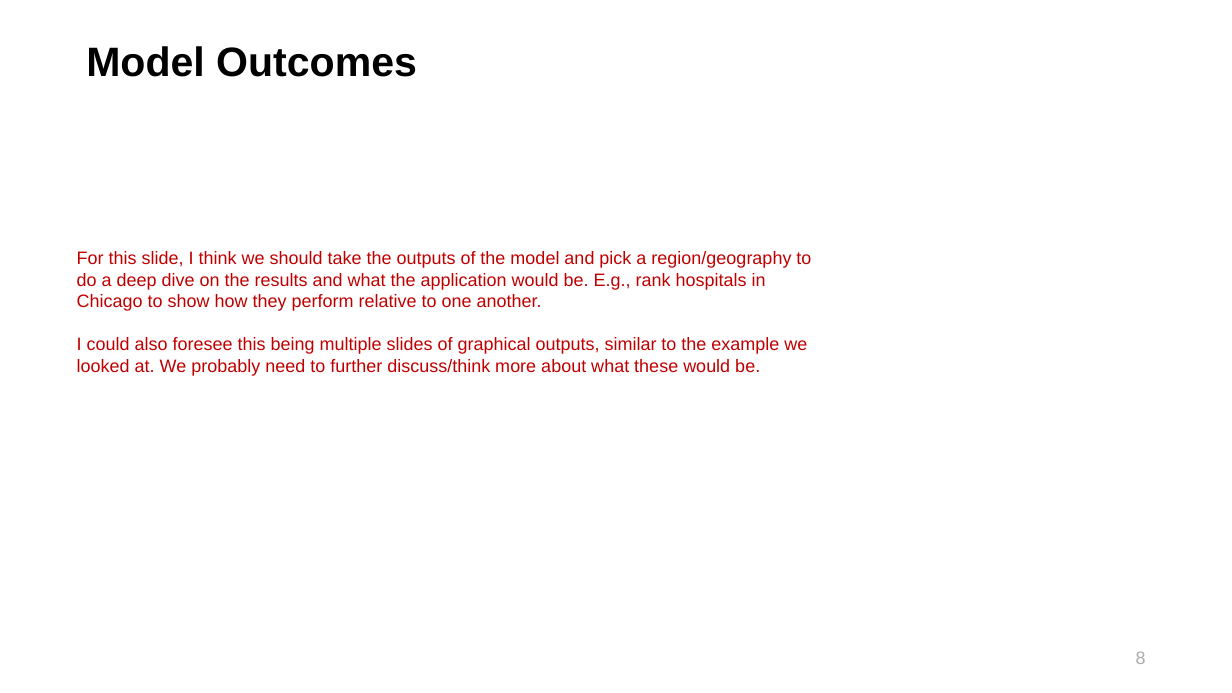
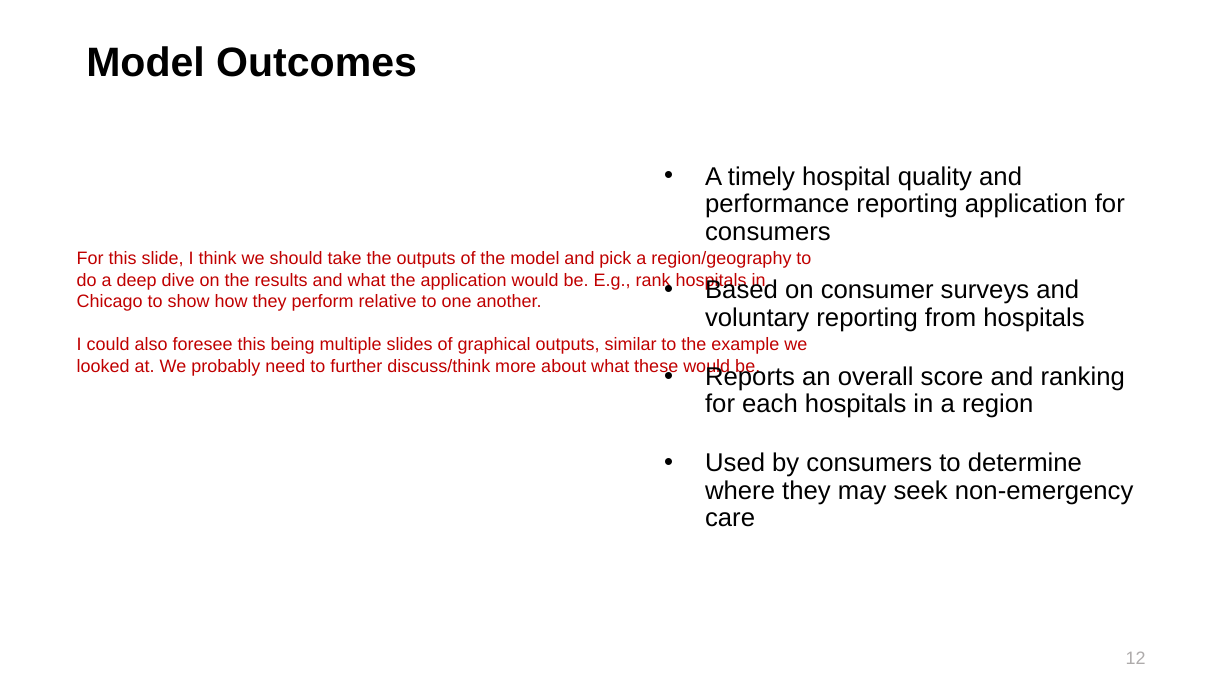
Before and after one commit to maringow/DataMiningGroupProject, a slide deck: slide 13 of Data Mining_Final Project_Hospital Ranking.pptx (slide 9 before the commit). Drawn at 1232x693 pixels with LibreOffice and Linux fonts; fonts in the diff are those of the drawing; background and template pictures are left out. Boxes give left, top, right and bottom in pixels: in the first picture for what was removed or moved away, otherwise in the second. Text is boxed around its words. In the diff, an @@ line names an element or a change of style, - is before the commit and + after.

```diff
--- a/Data Mining_Final Project_Hospital Ranking.pptx
+++ b/Data Mining_Final Project_Hospital Ranking.pptx
@@ text added at [705, 166, 1133, 527], 20 pt, text #000000 @@
+• A timely hospital quality and performance reporting application for consumers
+• Based on consumer surveys and voluntary reporting from hospitals
+• Reports an overall score and ranking for each hospitals in a region
+• Used by consumers to determine where they may seek non-emergency care
@@ page number at [1126, 651, 1146, 664]: text changed @@
-8
+12
```
Also in this commit, not shown: 4 other slides changed, 4 slides added.
